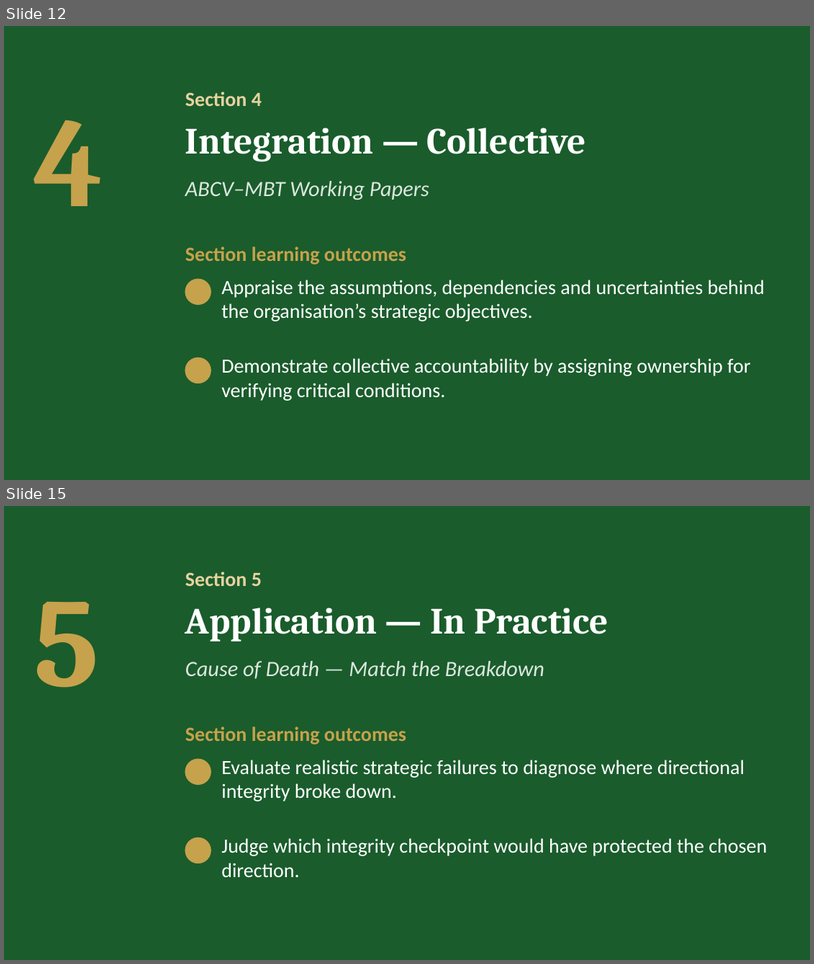
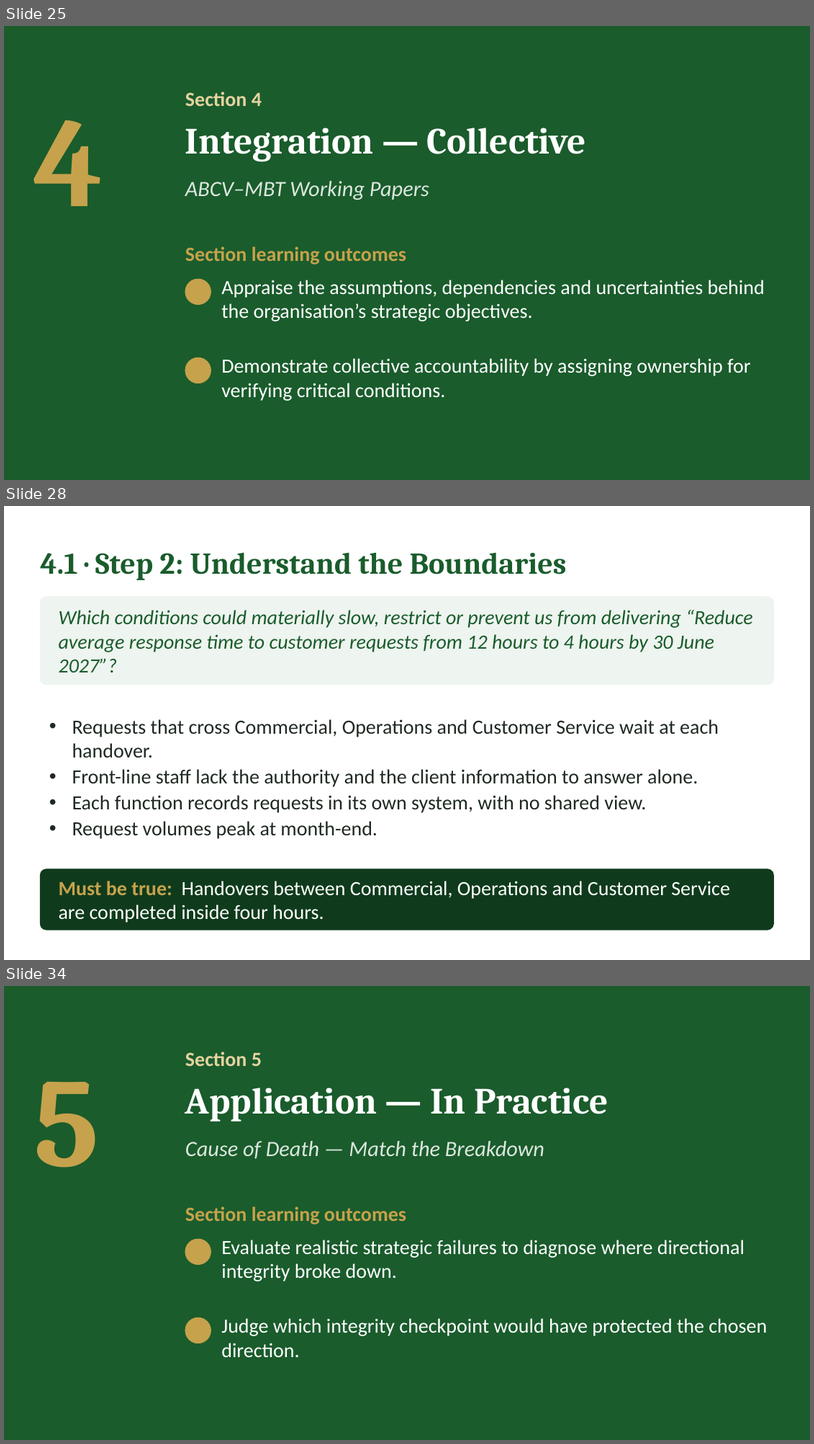
Before and after one commit to IBSL26/ibsl-platform, a slide deck: Unit decks/Unit 04 - Direction Integrity (ABCV-MBT).pptx. Shown one above the other, each under a label of ours: slides 12 and 15 before the commit, slides 25, 28 and 34 after it; the slides between them are not shown. The pictures are 814x964 and 814x1444 pixels, drawn with LibreOffice and Linux fonts; fonts in the diff are those of the drawing; background and template pictures are left out. Boxes give left, top, right and bottom in pixels: in the first picture for what was removed or moved away, otherwise in the second. Text is boxed around its words. In the diff, an @@ line names an element or a change of style, - is before the commit and + after.

```diff
--- a/Unit decks/Unit 04 - Direction Integrity (ABCV-MBT).pptx
+++ b/Unit decks/Unit 04 - Direction Integrity (ABCV-MBT).pptx
@@ slide 28 added at box(4, 506, 810, 960), background #FFFFFF @@
@@ text added at box(40, 552, 567, 580), 36 pt, text #1A5C2C, bold @@
+4.1 · Step 2: Understand the Boundaries
@@ rounded rectangle added at box(40, 597, 774, 685), fill #EEF4EF, outline #EEF4EF 1 pt @@
@@ text added at box(59, 610, 753, 672), 24 pt, text #1A5C2C, italic @@
+Which conditions could materially slow, restrict or prevent us from delivering “Reduce average response time to customer requests from 12 hours to 4 hours by 30 June 2027”?
@@ text added at box(72, 719, 719, 839), 24 pt, text #1F2A22 @@
+• Requests that cross Commercial, Operations and Customer Service wait at each handover.
+• Front-line staff lack the authority and the client information to answer alone.
+• Each function records requests in its own system, with no shared view.
+• Request volumes peak at month-end.
@@ rounded rectangle added at box(40, 869, 774, 929), fill #0F3B1C, outline #0F3B1C 1 pt @@
@@ text added at box(59, 880, 730, 922), 24 pt, text #FFFFFF @@
+Must be true: Handovers between Commercial, Operations and Customer Service are completed inside four hours.
@@ what was slide 12 is now slide 25 @@
@@ what was slide 15 is now slide 34 @@
```
Also in this commit, not shown: 7 slides changed, 24 other slides added, 5 slides removed, 30 other files.
